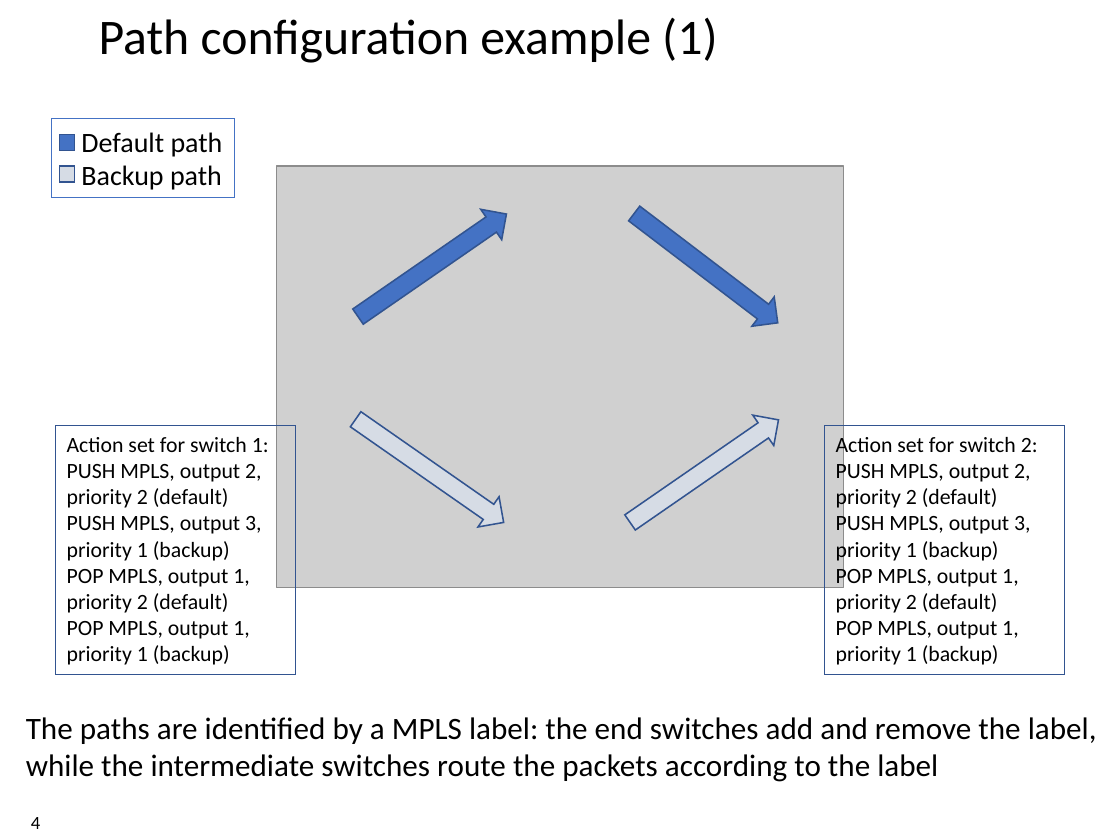
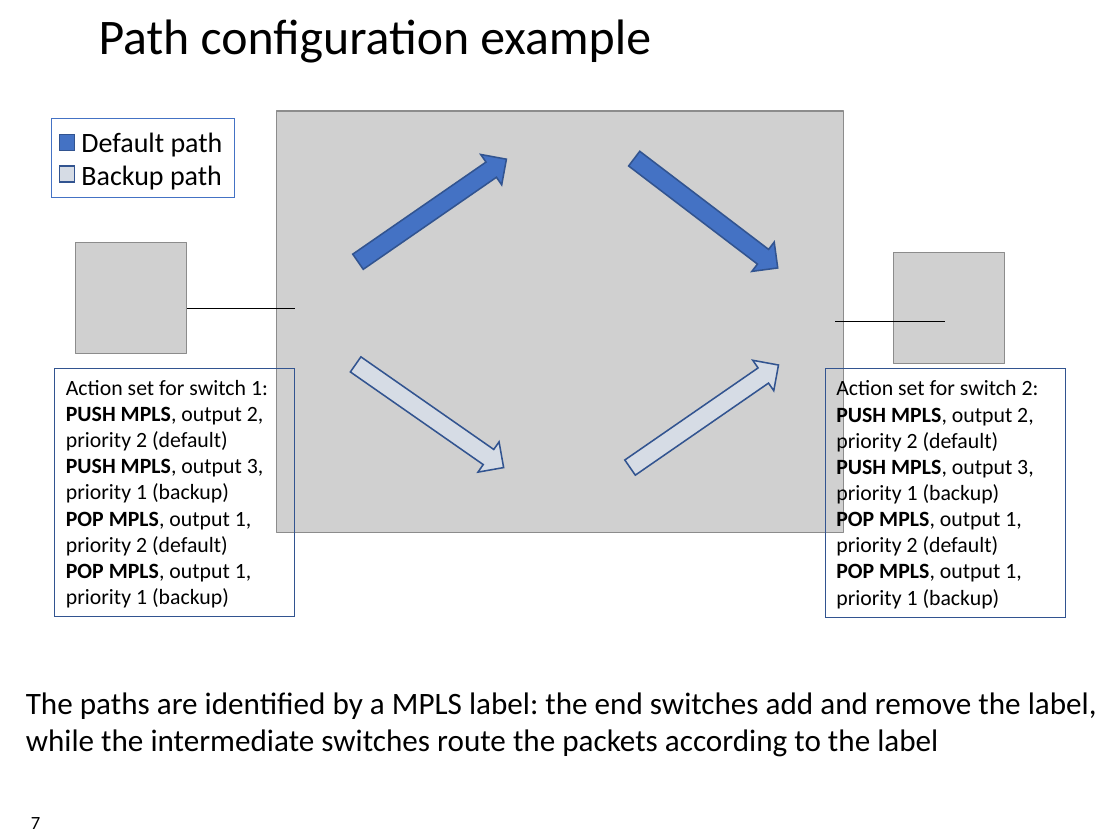
Before and after one commit to xdl907/switching-and-routing-project, a slide deck: slide 7 of template_project_exam__1_.pptx (slide 4 before the commit). Drawn at 1120x840 pixels with LibreOffice and Linux fonts; fonts in the diff are those of the drawing; grey boxes stand for pictures; background and template pictures are left out. Boxes give left, top, right and bottom in pixels: in the first picture for what was removed or moved away, otherwise in the second. Text is boxed around its words. In the diff, an @@ line names an element or a change of style, - is before the commit and + after.

```diff
--- a/template_project_exam__1_.pptx
+++ b/template_project_exam__1_.pptx
@@ title at bbox=[99, 19, 651, 63]: text changed @@
-Path configuration example (1)
+Path configuration example
@@ picture added at bbox=[75, 242, 187, 354] @@
@@ picture added at bbox=[894, 252, 1006, 364] @@
@@ line added from (130, 308) to (295, 308), #000000 0.5 pt @@
@@ line added from (836, 321) to (945, 321), #000000 0.5 pt @@
@@ 4 down arrows, 1 picture: place and size @@
-4 down arrows, 1 picture at bbox=[277, 166, 844, 587]
+4 down arrows, 1 picture at bbox=[277, 111, 844, 532]
@@ rectangle "Action set for switch 1: ...": place and size @@
-rectangle "Action set for switch 1: ..." at bbox=[56, 426, 296, 674]
+rectangle "Action set for switch 1: ..." at bbox=[55, 368, 295, 617]
@@ rectangle "Action set for switch 1: ..." at bbox=[55, 368, 295, 617]: bold on in "PUSH MPLS,", "PUSH MPLS,", "POP MPLS, POP MPLS," @@
@@ rectangle "Action set for switch 2: ...": place and size @@
-rectangle "Action set for switch 2: ..." at bbox=[824, 426, 1064, 674]
+rectangle "Action set for switch 2: ..." at bbox=[825, 368, 1065, 617]
@@ rectangle "Action set for switch 2: ..." at bbox=[825, 368, 1065, 617]: bold on in "PUSH MPLS,", "PUSH MPLS,", "POP MPLS, POP MPLS," @@
@@ text "The paths are identified by ...": place and size @@
-text "The paths are identified by ..." at bbox=[26, 717, 1097, 782]
+text "The paths are identified by ..." at bbox=[26, 692, 1097, 757]
@@ page number at bbox=[31, 817, 40, 829]: text changed @@
-4
+7
```
Also in this commit, not shown: 1 other slide changed, 5 slides added.
